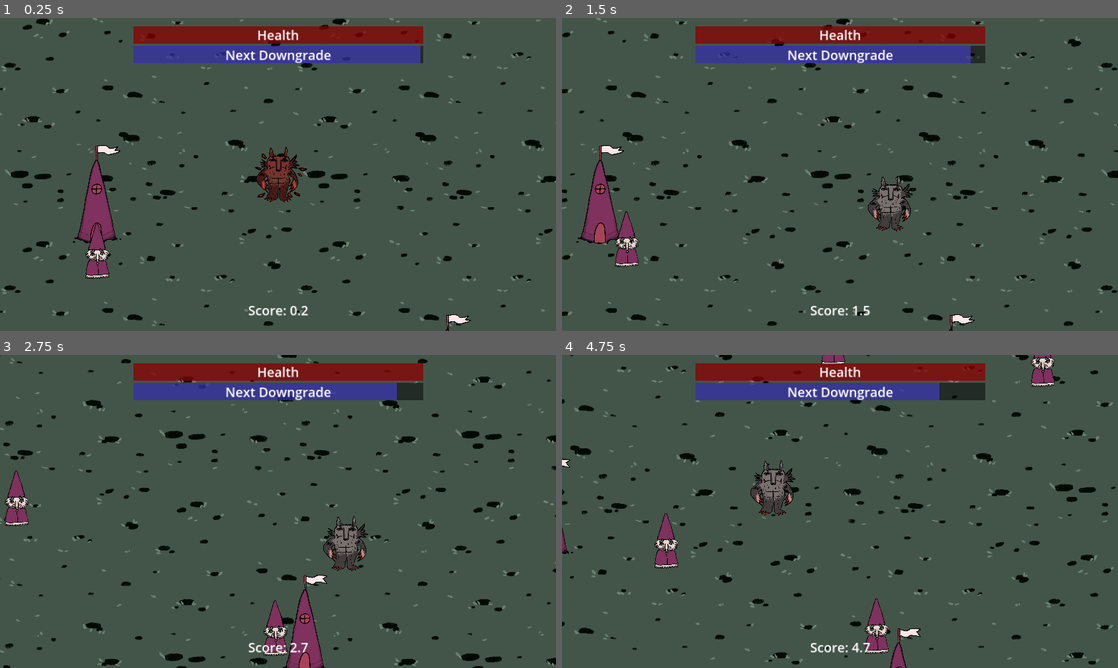
Above: before the commit, frames 1-4 (two rows, left to right).
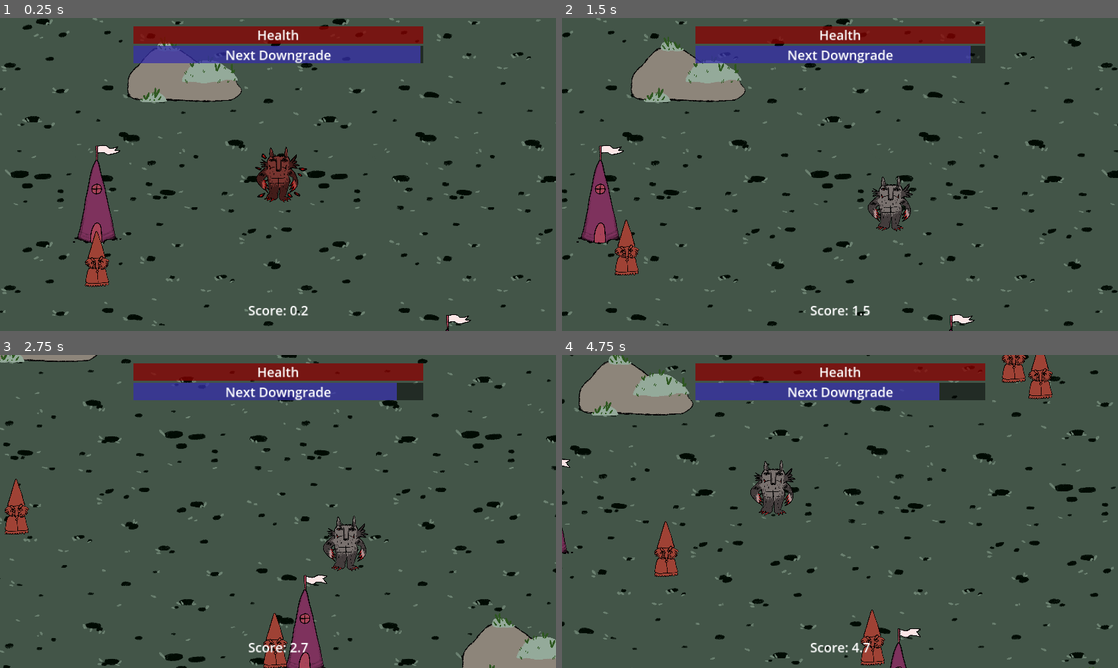
Above: after the commit, the same moments.

Repository: TheJP/GMTKGameJam2023
Game: Godot game, scene res://main.tscn
Same seed, same stepped clock (60 frames per second), same inputs: the game is played once before the commit and once after it.
Inputs (mouse positions are in pixels of both pictures, inside the frame that each line leads up to):
- Up to frame 1 (0.25 s): no input
- Up to frame 2 (1.5 s): move the mouse to (962, 158) at 0.52 s; press the mouse at (962, 158) at 0.53 s; hold D (move_right) 0.53-1.28 s; move the mouse to (728, 190) at 1.27 s; release the mouse at (728, 190) at 1.28 s; hold S (move_down) from 1.28 s (still down); click (728, 190) at 1.35 s
- Up to frame 3 (2.75 s): move the mouse to (333, 442) at 2.02 s; release S (move_down) at 2.03 s; press the mouse at (333, 442) at 2.03 s; hold D (move_right) from 2.03 s (still down)
- Up to frame 4 (4.75 s): move the mouse to (812, 574) at 2.77 s; release D (move_right) at 2.78 s; release the mouse at (812, 574) at 2.78 s; hold W (move_up) 2.78-3.53 s; click (812, 574) at 2.85 s; move the mouse to (1006, 558) at 3.52 s; press the mouse at (1006, 558) at 3.53 s; hold A (move_left) from 3.53 s (still down); move the mouse to (673, 464) at 4.27 s; release the mouse at (673, 464) at 4.28 s; click (673, 464) at 4.35 s

The runs differ from the first frame. In frame 1, 2.9% of the frame differs, in the area x 15-44%, y 8-86%; in frame 2, 3.3%; in frame 3, 3.6%; in frame 4, 5.1%, in the area x 3-96%, y 0-100%.

Commit message:
Added rock and did some map design

Diff:
--- a/GMTKGameJam2023/Enemy/enemy.tscn
+++ b/GMTKGameJam2023/Enemy/enemy.tscn
@@ -1,18 +1,16 @@
-[gd_scene load_steps=8 format=3 uid="uid://dugyay08um7n5"]
+[gd_scene load_steps=7 format=3 uid="uid://dugyay08um7n5"]
 
 [ext_resource type="Script" path="res://Enemy/enemy.gd" id="1_uefpo"]
 [ext_resource type="PackedScene" uid="uid://c35lb4hpkomqd" path="res://entity/entity.tscn" id="2_dj0ys"]
 [ext_resource type="Texture2D" uid="uid://bn7m6cnvlexvu" path="res://Assets/Enemy/Enemy_A.png" id="3_63ahh"]
-[ext_resource type="Texture2D" uid="uid://tka47hjruto7" path="res://Assets/Enemy/Enemy_A_Shy.png" id="3_h067c"]
 [ext_resource type="PackedScene" uid="uid://cuiv0xc0vlbr7" path="res://Enemy/attack_enemy.tscn" id="4_xlu0q"]
 [ext_resource type="Script" path="res://Enemy/spawn_corpse.gd" id="5_ku71t"]
 
 [sub_resource type="CapsuleShape2D" id="CapsuleShape2D_gqael"]
-radius = 31.0
-height = 76.0
+radius = 36.0
+height = 148.0
 
 [node name="Enemy" type="CharacterBody2D" groups=["enemy"]]
-position = Vector2(-1, 0)
 collision_layer = 2
 collision_mask = 3
 motion_mode = 1
@@ -20,19 +18,18 @@
 script = ExtResource("1_uefpo")
 
 [node name="Entity" parent="." instance=ExtResource("2_dj0ys")]
-health = 50
 
 [node name="Sprite2D" type="Sprite2D" parent="."]
-position = Vector2(0.425003, -63.9)
+modulate = Color(1, 0.439216, 0.368627, 1)
+position = Vector2(0, -36)
 scale = Vector2(0.15, 0.15)
-texture = ExtResource("3_h067c")
+texture = ExtResource("3_63ahh")
 
 [node name="CollisionShape2D" type="CollisionShape2D" parent="."]
-rotation = 1.5708
+position = Vector2(-1, -11)
 shape = SubResource("CapsuleShape2D_gqael")
 
 [node name="AttackEnemy" parent="." instance=ExtResource("4_xlu0q")]
-position = Vector2(0.425003, -27.9)
 
 [node name="DeathBehaviour" type="Node" parent="."]
 script = ExtResource("5_ku71t")
--- /dev/null
+++ b/GMTKGameJam2023/buildings/rock.tscn
@@ -0,0 +1,19 @@
+[gd_scene load_steps=3 format=3 uid="uid://budb2o2mjur23"]
+
+[ext_resource type="Texture2D" uid="uid://dm27nqveum4c6" path="res://Assets/Buildings/Rock.png" id="1_7n844"]
+
+[sub_resource type="CapsuleShape2D" id="CapsuleShape2D_pf87l"]
+radius = 109.55
+height = 256.0
+
+[node name="Rock" type="StaticBody2D"]
+
+[node name="Sprite2D" type="Sprite2D" parent="."]
+position = Vector2(21.65, -11.55)
+scale = Vector2(0.15, 0.15)
+texture = ExtResource("1_7n844")
+
+[node name="CollisionShape2D" type="CollisionShape2D" parent="."]
+position = Vector2(1, 0)
+rotation = 1.5708
+shape = SubResource("CapsuleShape2D_pf87l")
--- a/GMTKGameJam2023/main.tscn
+++ b/GMTKGameJam2023/main.tscn
@@ -1,10 +1,11 @@
-[gd_scene load_steps=9 format=3 uid="uid://dshy5e3lj4w1u"]
+[gd_scene load_steps=10 format=3 uid="uid://dshy5e3lj4w1u"]
 
 [ext_resource type="PackedScene" uid="uid://dacjlbk3ddu34" path="res://Player/player.tscn" id="1_yi55a"]
 [ext_resource type="Texture2D" uid="uid://berxnscxlhclo" path="res://Assets/Background2.png" id="3_n02ux"]
 [ext_resource type="PackedScene" uid="uid://cd4xfdqxmnkcy" path="res://DowngradeSystem/Downgrades.tscn" id="4_odlv1"]
 [ext_resource type="PackedScene" uid="uid://ctbdu7wf1vxb2" path="res://monster_lair/monster_lair.tscn" id="5_1ax52"]
 [ext_resource type="PackedScene" uid="uid://dtu8lvf1koj2h" path="res://buildings/enemy_house.tscn" id="5_d3thm"]
+[ext_resource type="PackedScene" uid="uid://budb2o2mjur23" path="res://buildings/rock.tscn" id="5_dxae0"]
 [ext_resource type="PackedScene" uid="uid://cqusg6kdpbn7f" path="res://Tree/Tree.tscn" id="5_vrgku"]
 [ext_resource type="PackedScene" uid="uid://uj2b1uonlnlu" path="res://UIElements/game_ui.tscn" id="8_33vkx"]
 
@@ -37,7 +38,7 @@
 y_sort_enabled = true
 
 [node name="MonsterLair" parent="GameCanvasLayer/YSortNode/Buildings" instance=ExtResource("5_1ax52")]
-position = Vector2(2737, 2224)
+position = Vector2(3088, 2276)
 
 [node name="EnemyHouse" parent="GameCanvasLayer/YSortNode/Buildings" instance=ExtResource("5_d3thm")]
 position = Vector2(839, 829)
@@ -46,10 +47,10 @@
 position = Vector2(-372, 245)
 
 [node name="EnemyHouse3" parent="GameCanvasLayer/YSortNode/Buildings" instance=ExtResource("5_d3thm")]
-position = Vector2(1648, -734)
+position = Vector2(1643, -717)
 
 [node name="EnemyHouse4" parent="GameCanvasLayer/YSortNode/Buildings" instance=ExtResource("5_d3thm")]
-position = Vector2(539, -935)
+position = Vector2(1510, -813)
 
 [node name="EnemyHouse5" parent="GameCanvasLayer/YSortNode/Buildings" instance=ExtResource("5_d3thm")]
 position = Vector2(-904, -354)
@@ -104,7 +105,7 @@
 
 [node name="TreeGroup" type="Node2D" parent="GameCanvasLayer/YSortNode/Obstacles"]
 y_sort_enabled = true
-position = Vector2(1096, -642)
+position = Vector2(1092, -642)
 
 [node name="Tree" parent="GameCanvasLayer/YSortNode/Obstacles/TreeGroup" instance=ExtResource("5_vrgku")]
 position = Vector2(139, -2350)
@@ -453,6 +454,27 @@
 [node name="Tree" parent="GameCanvasLayer/YSortNode/Obstacles/TreeGroup12" instance=ExtResource("5_vrgku")]
 position = Vector2(139, -2350)
 
+[node name="Tree10" parent="GameCanvasLayer/YSortNode/Obstacles/TreeGroup12" instance=ExtResource("5_vrgku")]
+position = Vector2(-118, -3059)
+
+[node name="Tree11" parent="GameCanvasLayer/YSortNode/Obstacles/TreeGroup12" instance=ExtResource("5_vrgku")]
+position = Vector2(-319, -3446)
+
+[node name="Tree13" parent="GameCanvasLayer/YSortNode/Obstacles/TreeGroup12" instance=ExtResource("5_vrgku")]
+position = Vector2(-14, -3346)
+
+[node name="Tree14" parent="GameCanvasLayer/YSortNode/Obstacles/TreeGroup12" instance=ExtResource("5_vrgku")]
+position = Vector2(203, -3660)
+
+[node name="Tree12" parent="GameCanvasLayer/YSortNode/Obstacles/TreeGroup12" instance=ExtResource("5_vrgku")]
+position = Vector2(-624, -3333)
+
+[node name="Tree15" parent="GameCanvasLayer/YSortNode/Obstacles/TreeGroup12" instance=ExtResource("5_vrgku")]
+position = Vector2(-861, -3158)
+
+[node name="Tree16" parent="GameCanvasLayer/YSortNode/Obstacles/TreeGroup12" instance=ExtResource("5_vrgku")]
+position = Vector2(-915, -3407)
+
 [node name="Tree2" parent="GameCanvasLayer/YSortNode/Obstacles/TreeGroup12" instance=ExtResource("5_vrgku")]
 position = Vector2(312, -2177)
 
@@ -897,6 +919,105 @@
 
 [node name="Tree9" parent="GameCanvasLayer/YSortNode/Obstacles/TreeGroup25" instance=ExtResource("5_vrgku")]
 position = Vector2(558, -2305)
+
+[node name="Rocks" type="Node2D" parent="GameCanvasLayer/YSortNode"]
+y_sort_enabled = true
+
+[node name="Rock" parent="GameCanvasLayer/YSortNode/Rocks" instance=ExtResource("5_dxae0")]
+position = Vector2(-91, -174)
+
+[node name="Rock2" parent="GameCanvasLayer/YSortNode/Rocks" instance=ExtResource("5_dxae0")]
+position = Vector2(2074, -65)
+
+[node name="Rock3" parent="GameCanvasLayer/YSortNode/Rocks" instance=ExtResource("5_dxae0")]
+position = Vector2(1633, -861)
+
+[node name="Rock4" parent="GameCanvasLayer/YSortNode/Rocks" instance=ExtResource("5_dxae0")]
+position = Vector2(-789, -881)
+
+[node name="Rock5" parent="GameCanvasLayer/YSortNode/Rocks" instance=ExtResource("5_dxae0")]
+position = Vector2(-2145, 266)
+
+[node name="Rock19" parent="GameCanvasLayer/YSortNode/Rocks" instance=ExtResource("5_dxae0")]
+position = Vector2(-3174, 664)
+
+[node name="Rock20" parent="GameCanvasLayer/YSortNode/Rocks" instance=ExtResource("5_dxae0")]
+position = Vector2(-3851, -111)
+
+[node name="Rock21" parent="GameCanvasLayer/YSortNode/Rocks" instance=ExtResource("5_dxae0")]
+position = Vector2(-1866, -2528)
+
+[node name="Rock22" parent="GameCanvasLayer/YSortNode/Rocks" instance=ExtResource("5_dxae0")]
+position = Vector2(636, -3400)
+
+[node name="Rock23" parent="GameCanvasLayer/YSortNode/Rocks" instance=ExtResource("5_dxae0")]
+position = Vector2(3824, -1626)
+
+[node name="Rock24" parent="GameCanvasLayer/YSortNode/Rocks" instance=ExtResource("5_dxae0")]
+position = Vector2(4108, -762)
+
+[node name="Rock25" parent="GameCanvasLayer/YSortNode/Rocks" instance=ExtResource("5_dxae0")]
+position = Vector2(4819, -944)
+
+[node name="Rock26" parent="GameCanvasLayer/YSortNode/Rocks" instance=ExtResource("5_dxae0")]
+position = Vector2(4971, 1003)
+
+[node name="Rock27" parent="GameCanvasLayer/YSortNode/Rocks" instance=ExtResource("5_dxae0")]
+position = Vector2(3841, 2159)
+
+[node name="Rock28" parent="GameCanvasLayer/YSortNode/Rocks" instance=ExtResource("5_dxae0")]
+position = Vector2(3659, 9)
+
+[node name="Rock29" parent="GameCanvasLayer/YSortNode/Rocks" instance=ExtResource("5_dxae0")]
+position = Vector2(-2737, 2532)
+
+[node name="Rock30" parent="GameCanvasLayer/YSortNode/Rocks" instance=ExtResource("5_dxae0")]
+position = Vector2(5137, 1131)
+
+[node name="Rock31" parent="GameCanvasLayer/YSortNode/Rocks" instance=ExtResource("5_dxae0")]
+position = Vector2(5255, 1017)
+
+[node name="Rock32" parent="GameCanvasLayer/YSortNode/Rocks" instance=ExtResource("5_dxae0")]
+position = Vector2(4781, 1855)
+
+[node name="Rock6" parent="GameCanvasLayer/YSortNode/Rocks" instance=ExtResource("5_dxae0")]
+position = Vector2(-416, 1664)
+
+[node name="Rock7" parent="GameCanvasLayer/YSortNode/Rocks" instance=ExtResource("5_dxae0")]
+position = Vector2(-1648, 1345)
+
+[node name="Rock8" parent="GameCanvasLayer/YSortNode/Rocks" instance=ExtResource("5_dxae0")]
+position = Vector2(-577, -952)
+
+[node name="Rock9" parent="GameCanvasLayer/YSortNode/Rocks" instance=ExtResource("5_dxae0")]
+position = Vector2(-921, -972)
+
+[node name="Rock10" parent="GameCanvasLayer/YSortNode/Rocks" instance=ExtResource("5_dxae0")]
+position = Vector2(-1472, -1963)
+
+[node name="Rock11" parent="GameCanvasLayer/YSortNode/Rocks" instance=ExtResource("5_dxae0")]
+position = Vector2(2276, -2023)
+
+[node name="Rock12" parent="GameCanvasLayer/YSortNode/Rocks" instance=ExtResource("5_dxae0")]
+position = Vector2(3123, 1321)
+
+[node name="Rock13" parent="GameCanvasLayer/YSortNode/Rocks" instance=ExtResource("5_dxae0")]
+position = Vector2(1557, 917)
+
+[node name="Rock14" parent="GameCanvasLayer/YSortNode/Rocks" instance=ExtResource("5_dxae0")]
+position = Vector2(542, 2587)
+
+[node name="Rock18" parent="GameCanvasLayer/YSortNode/Rocks" instance=ExtResource("5_dxae0")]
+position = Vector2(802, 2647)
+
+[node name="Rock15" parent="GameCanvasLayer/YSortNode/Rocks" instance=ExtResource("5_dxae0")]
+position = Vector2(254, 2511)
+
+[node name="Rock16" parent="GameCanvasLayer/YSortNode/Rocks" instance=ExtResource("5_dxae0")]
+position = Vector2(-38, 2563)
+
+[node name="Rock17" parent="GameCanvasLayer/YSortNode/Rocks" instance=ExtResource("5_dxae0")]
+position = Vector2(-306, 2491)
 
 [node name="HUDCanvasLayer" type="CanvasLayer" parent="."]
 layer = 3
Binary file added: GMTKGameJam2023/Assets/Buildings/Rock.png
Not shown, added: GMTKGameJam2023/Assets/Buildings/Rock.png.import
